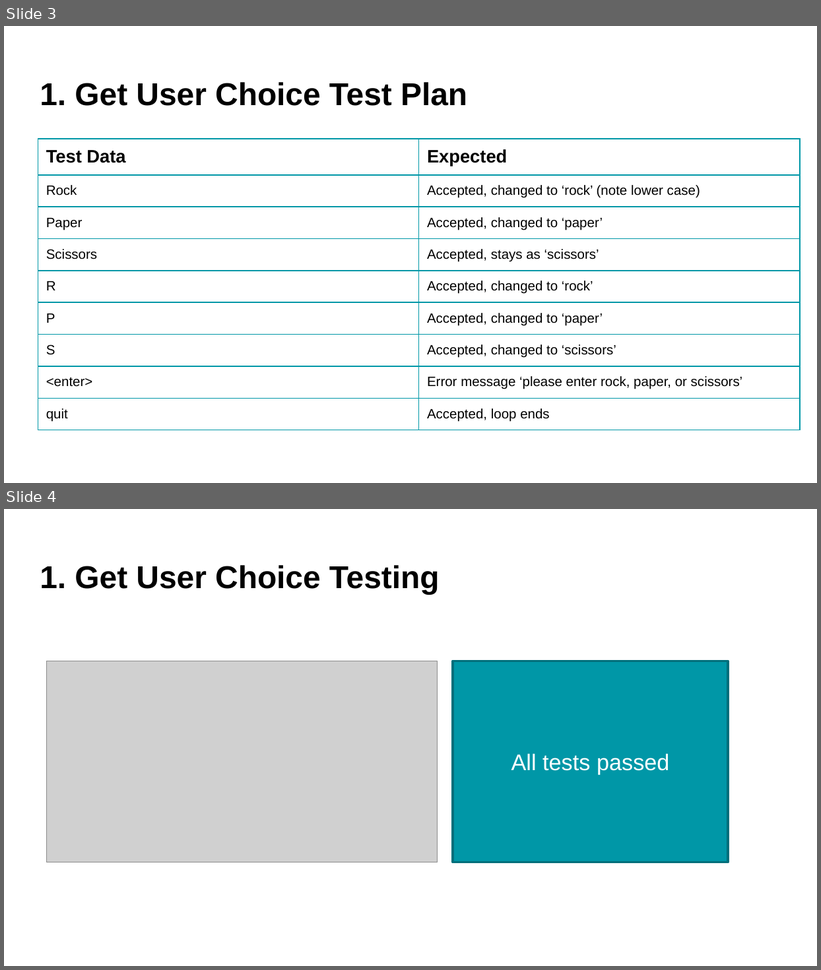
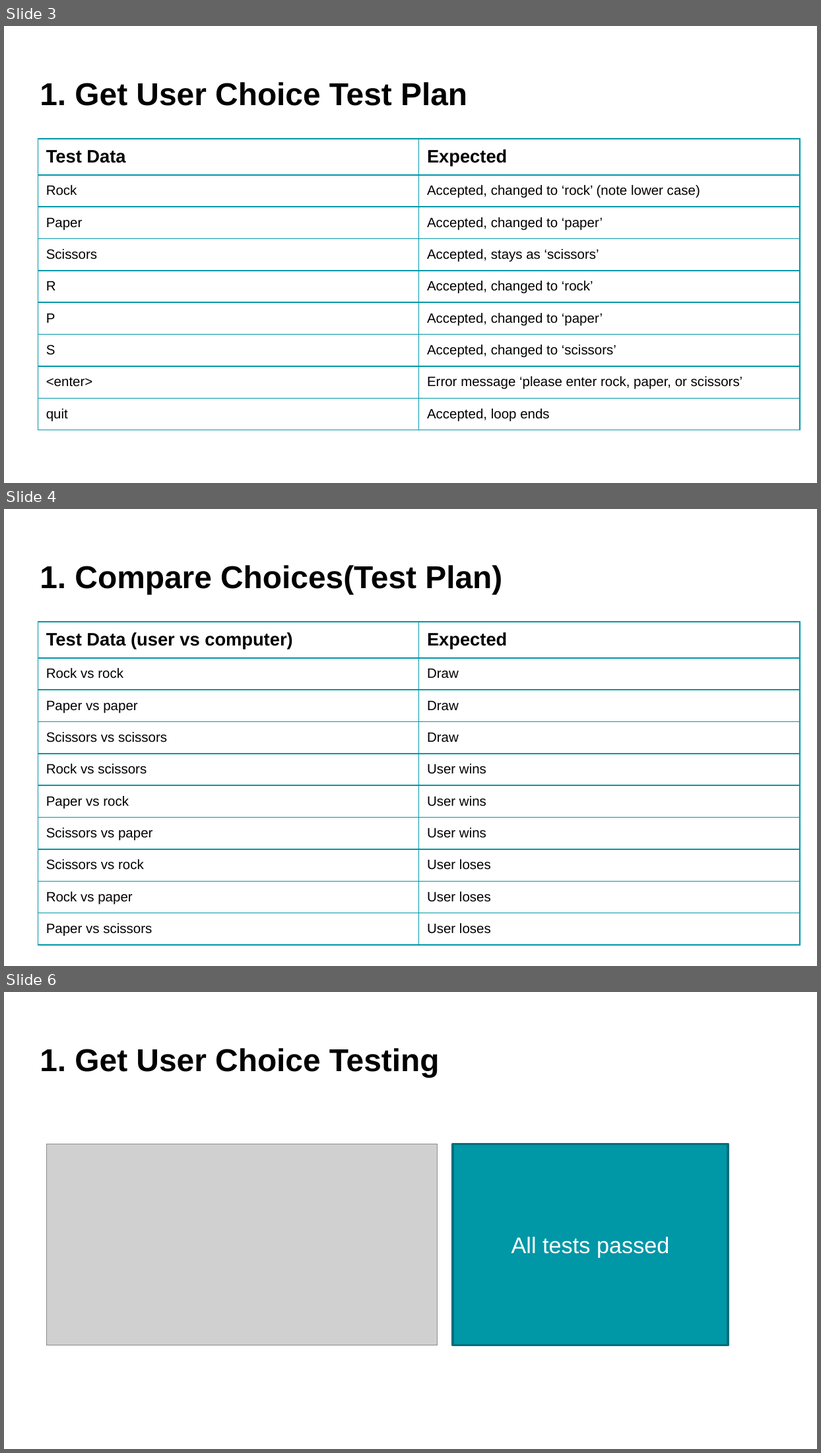
Before and after one commit to aspectnz/PEX, a slide deck: main/games/rock_paper_scissors/Rock Paper Scissors Documentation.pptx. Shown one above the other, each under a label of ours: slides 3 and 4 before the commit, slides 3, 4 and 6 after it; the slides between them are not shown. The pictures are 821x970 and 821x1453 pixels, drawn with LibreOffice and Linux fonts; fonts in the diff are those of the drawing; grey boxes stand for pictures. Boxes give left, top, right and bottom in pixels: in the first picture for what was removed or moved away, otherwise in the second. Text is boxed around its words. In the diff, an @@ line names an element or a change of style, - is before the commit and + after.

```diff
--- a/main/games/rock_paper_scissors/Rock Paper Scissors Documentation.pptx
+++ b/main/games/rock_paper_scissors/Rock Paper Scissors Documentation.pptx
@@ slide 4 added at [4, 509, 817, 966], background #FFFFFF @@
@@ title added at [40, 565, 502, 594], 28 pt, text #000000, bold @@
+1. Compare Choices(Test Plan)
@@ table added at [38, 622, 801, 953], 10 rows, 2 columns @@
+Test Data (user vs computer) | Expected
+Rock vs rock | Draw
+Paper vs paper | Draw
+Scissors vs scissors | Draw
+Rock vs scissors | User wins
+Paper vs rock | User wins
+Scissors vs paper | User wins
+Scissors vs rock | User loses
+Rock vs paper | User loses
+Paper vs scissors | User loses
@@ what was slide 4 is now slide 6 @@
```
Also in this commit, not shown: 6 slides changed, 3 other slides added, 13 slides removed, 9 other files.
